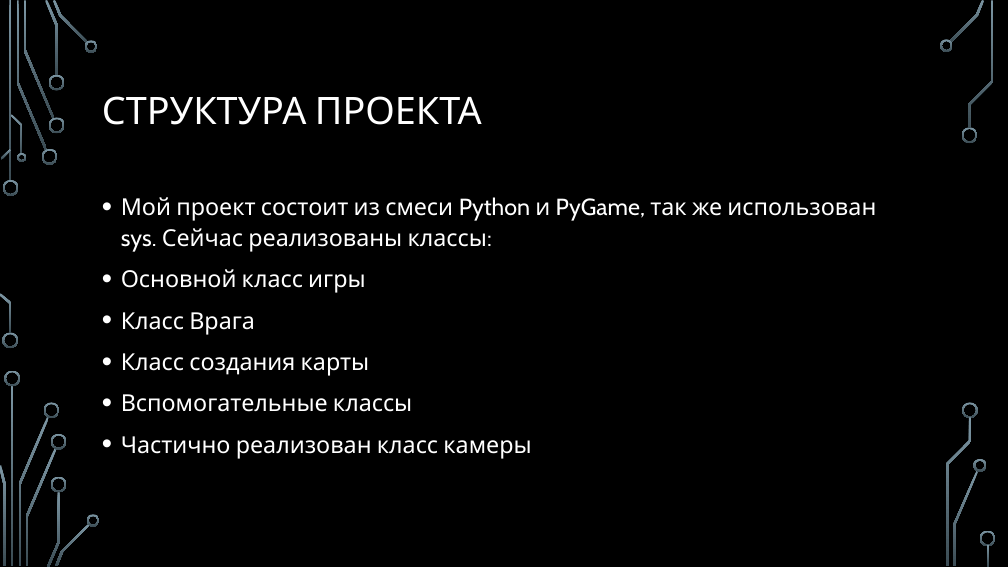
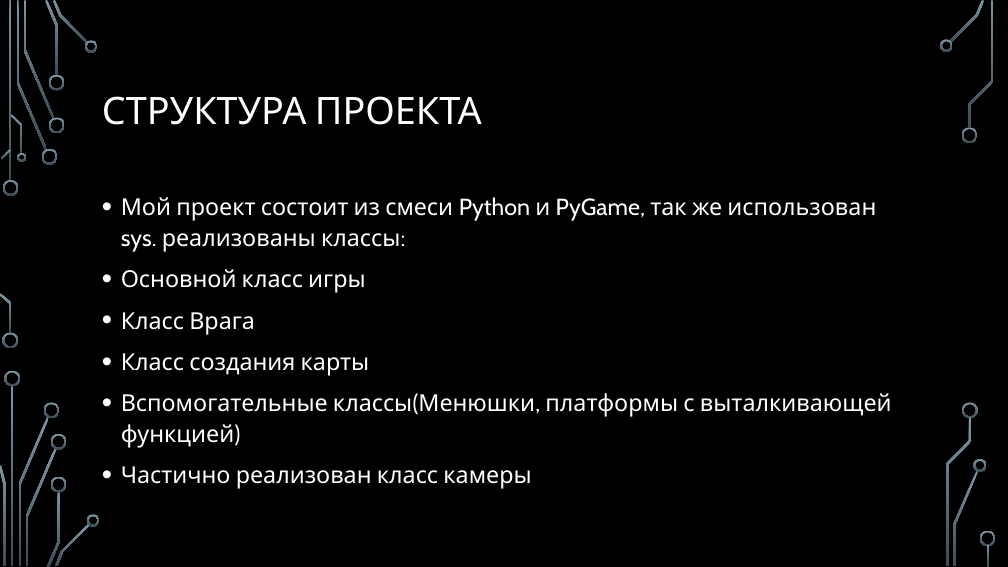
Before and after one commit to Aiizbar/PyGame_UL_Platformer, a slide deck: slide 4 of docs/None.pptx. Drawn at 1008x567 pixels with LibreOffice and Linux fonts; fonts in the diff are those of the drawing; background and template pictures are left out. Boxes give left, top, right and bottom in pixels: in the first picture for what was removed or moved away, otherwise in the second. Text is boxed around its words. In the diff, an @@ line names an element or a change of style, - is before the commit and + after.

```diff
--- a/docs/None.pptx
+++ b/docs/None.pptx
@@ text at box(121, 197, 876, 252): text changed @@
-• Мой проект состоит из смеси Python и PyGame, так же использован sys. Сейчас реализованы классы:
+• Мой проект состоит из смеси Python и PyGame, так же использован sys. реализованы классы:
@@ text at box(121, 393, 892, 448): text changed @@
-• Вспомогательные классы
+• Вспомогательные классы(Менюшки, платформы с выталкивающей функцией)
```
Also in this commit, not shown: 2 other slides changed, 17 other files.
